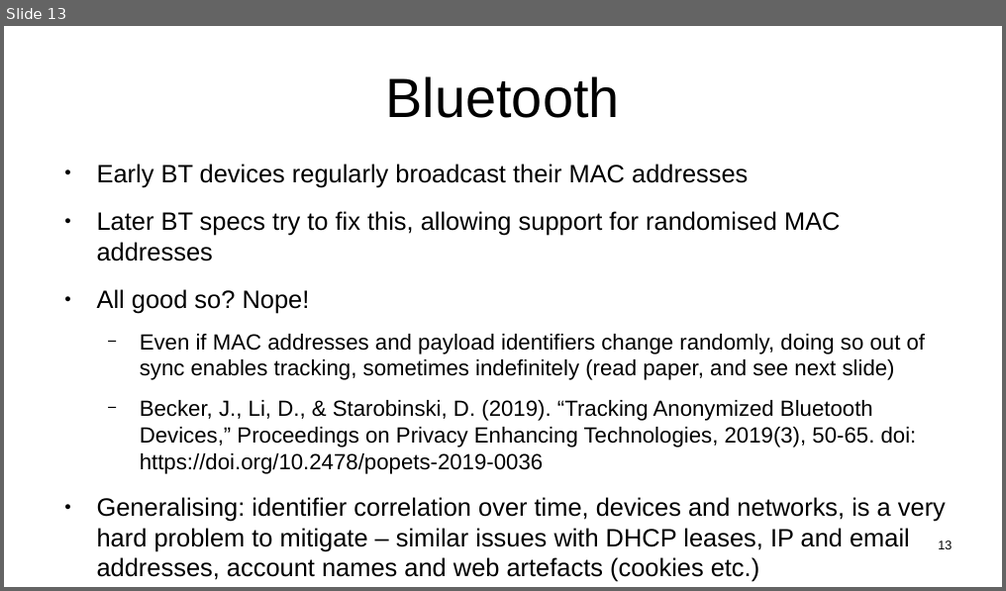
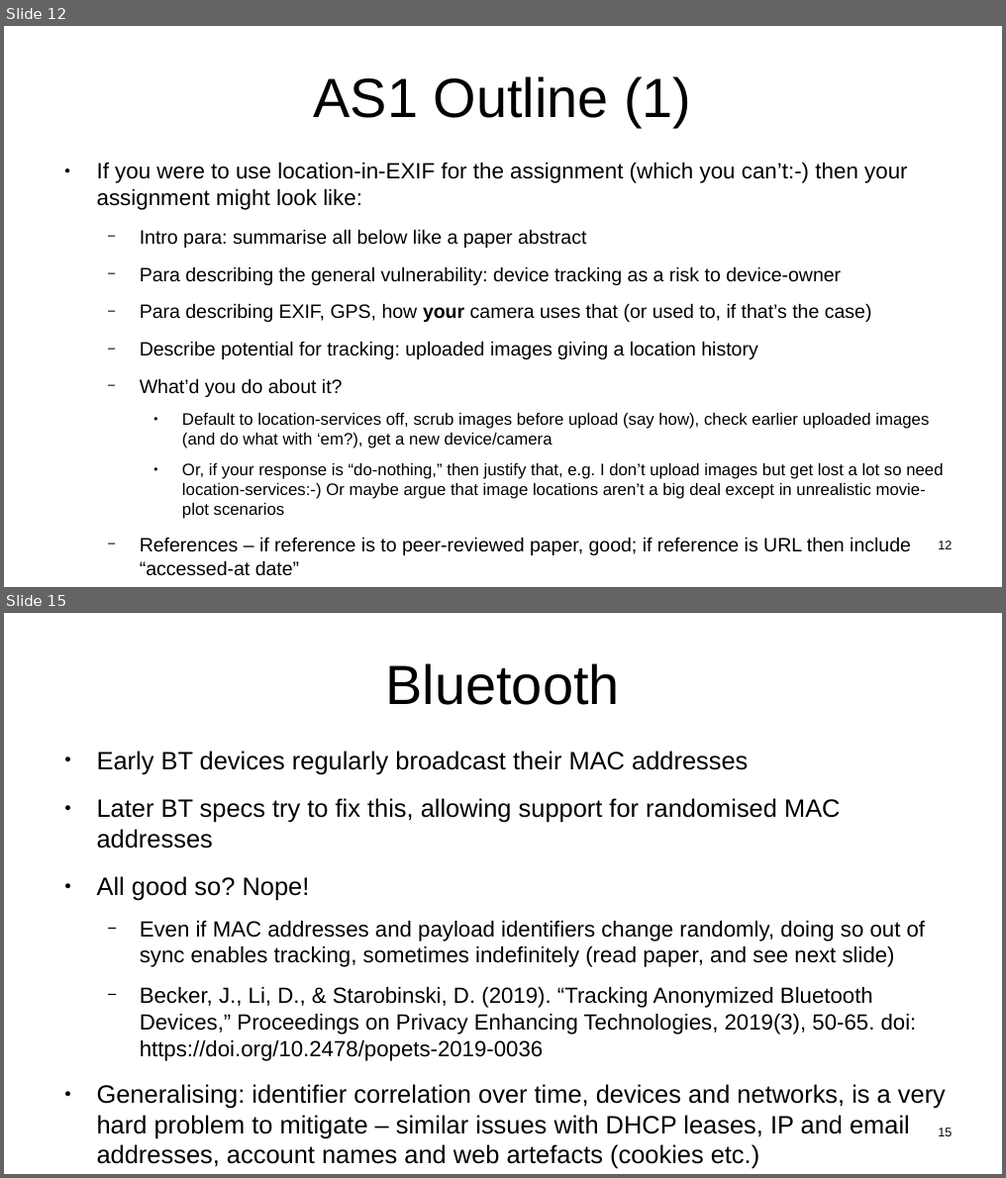
Before and after one commit to sftcd/witidtm, a slide deck: lectures/150-machines.odp. Shown one above the other, each under a label of ours: slide 13 before the commit, slides 12 and 15 after it; the slides between them are not shown. The pictures are 1006x591 and 1006x1178 pixels, drawn with LibreOffice and Linux fonts; fonts in the diff are those of the drawing. Boxes give left, top, right and bottom in pixels: in the first picture for what was removed or moved away, otherwise in the second. Text is boxed around its words. In the diff, an @@ line names an element or a change of style, - is before the commit and + after.

```diff
--- a/lectures/150-machines.odp
+++ b/lectures/150-machines.odp
@@ slide 12 added at (4, 26, 1002, 587), background #FFFFFF @@
@@ title added at (314, 76, 691, 127), 44 pt, text #000000 @@
+AS1 Outline (1)
@@ text added at (97, 162, 943, 576), 15.4 pt, text #000000 @@
+● If you were to use location-in-EXIF for the assignment (which you can’t:-) then your assignment might look like:
+  − Intro para: summarise all below like a paper abstract
+  − Para describing the general vulnerability: device tracking as a risk to device-owner
+  − Para describing EXIF, GPS, how your camera uses that (or used to, if that’s the case)
+  − Describe potential for tracking: uploaded images giving a location history
+  − What’d you do about it?
+    ● Default to location-services off, scrub images before upload (say how), check earlier uploaded images (and do what with ‘em?), get a new device/camera
+    ● Or, if your response is “do-nothing,” then justify that, e.g. I don’t upload images but get lost a lot so need location-services:-) Or maybe argue that image locations aren’t a big deal except in unrealistic movie-plot scenarios
+  − References – if reference is to peer-reviewed paper, good; if reference is URL then include “accessed-at date”
@@ page number added at (938, 541, 951, 550), 10 pt, text #000000 @@
+12
@@ what was slide 13 is now slide 15 @@
@@ page number at (938, 1128, 951, 1137): text changed @@
-13
+15
```
Also in this commit, not shown: 3 slides changed, 1 other slide added, 3 other files.
